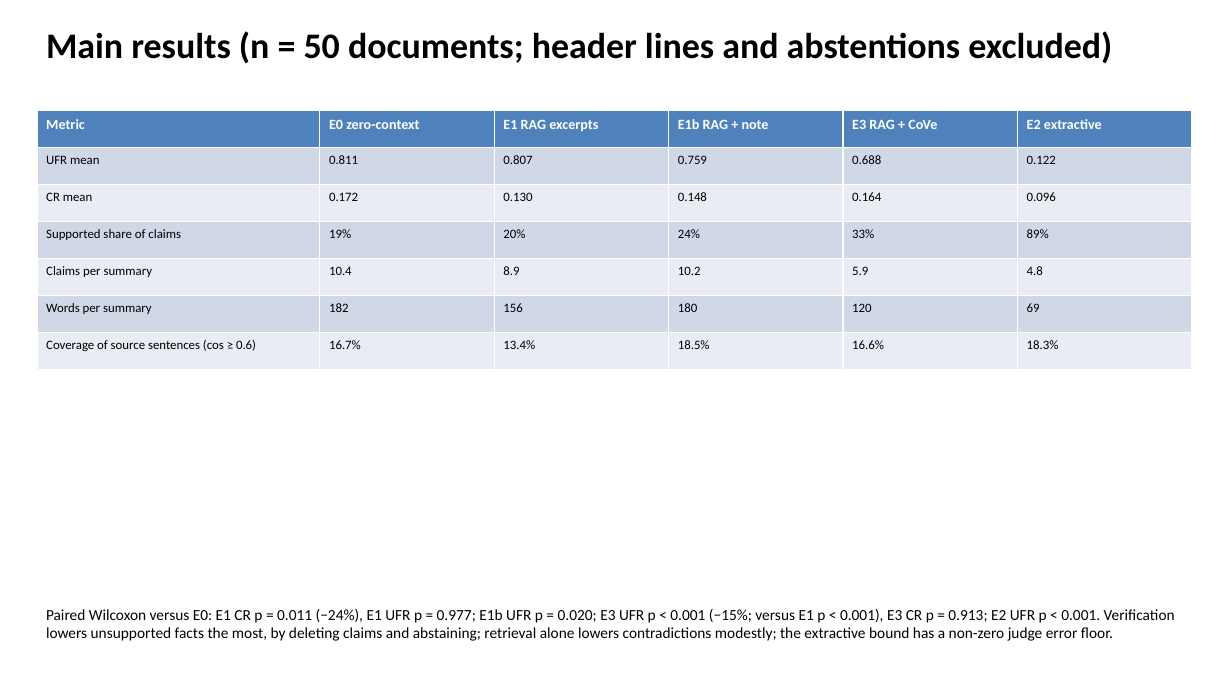
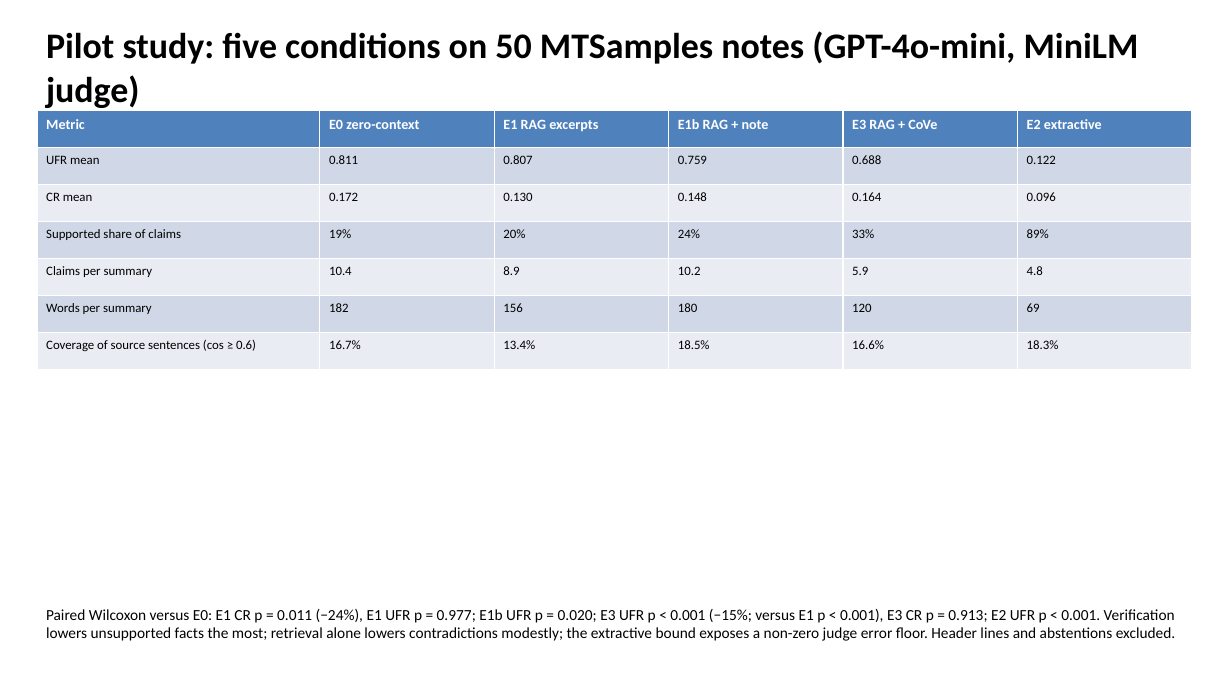
Before and after one commit to slay-a/medical-hallucination-eval, a slide deck: slide 6 of deliverables/Progress_Slides_Fall2026.pptx. Drawn at 1232x693 pixels with LibreOffice and Linux fonts; fonts in the diff are those of the drawing. Boxes give left, top, right and bottom in pixels: in the first picture for what was removed or moved away, otherwise in the second. Text is boxed around its words. In the diff, an @@ line names an element or a change of style, - is before the commit and + after.

```diff
--- a/deliverables/Progress_Slides_Fall2026.pptx
+++ b/deliverables/Progress_Slides_Fall2026.pptx
@@ text at (46, 31, 1139, 108): text changed @@
-Main results (n = 50 documents; header lines and abstentions excluded)
+Pilot study: five conditions on 50 MTSamples notes (GPT-4o-mini, MiniLM judge)
@@ text at (46, 609, 1176, 641): text changed @@
-Paired Wilcoxon versus E0: E1 CR p = 0.011 (−24%), E1 UFR p = 0.977; E1b UFR p = 0.020; E3 UFR p < 0.001 (−15%; versus E1 p < 0.001), E3 CR p = 0.913; E2 UFR p < 0.001. Verification lowers unsupported facts the most, by deleting claims and abstaining; retrieval alone lowers contradictions modestly; the extractive bound has a non-zero judge error floor.
+Paired Wilcoxon versus E0: E1 CR p = 0.011 (−24%), E1 UFR p = 0.977; E1b UFR p = 0.020; E3 UFR p < 0.001 (−15%; versus E1 p < 0.001), E3 CR p = 0.913; E2 UFR p < 0.001. Verification lowers unsupported facts the most; retrieval alone lowers contradictions modestly; the extractive bound exposes a non-zero judge error floor. Header lines and abstentions excluded.
```
Also in this commit, not shown: 8 other slides changed, 4 slides added, 4 slides removed, 11 other files.
